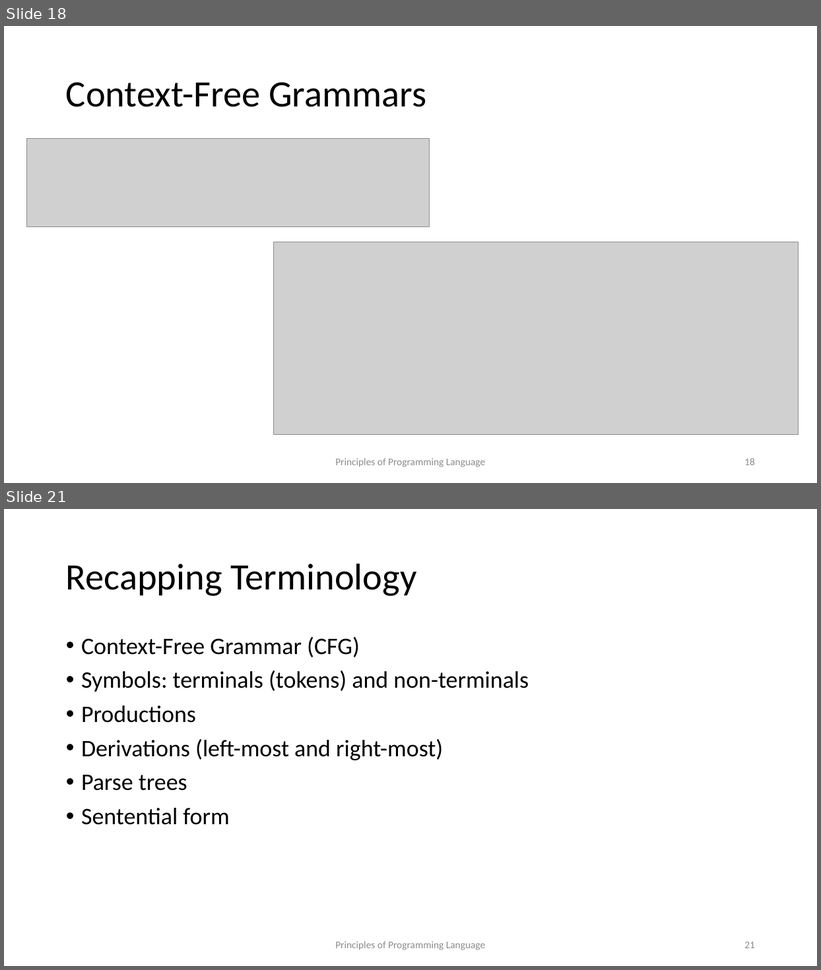
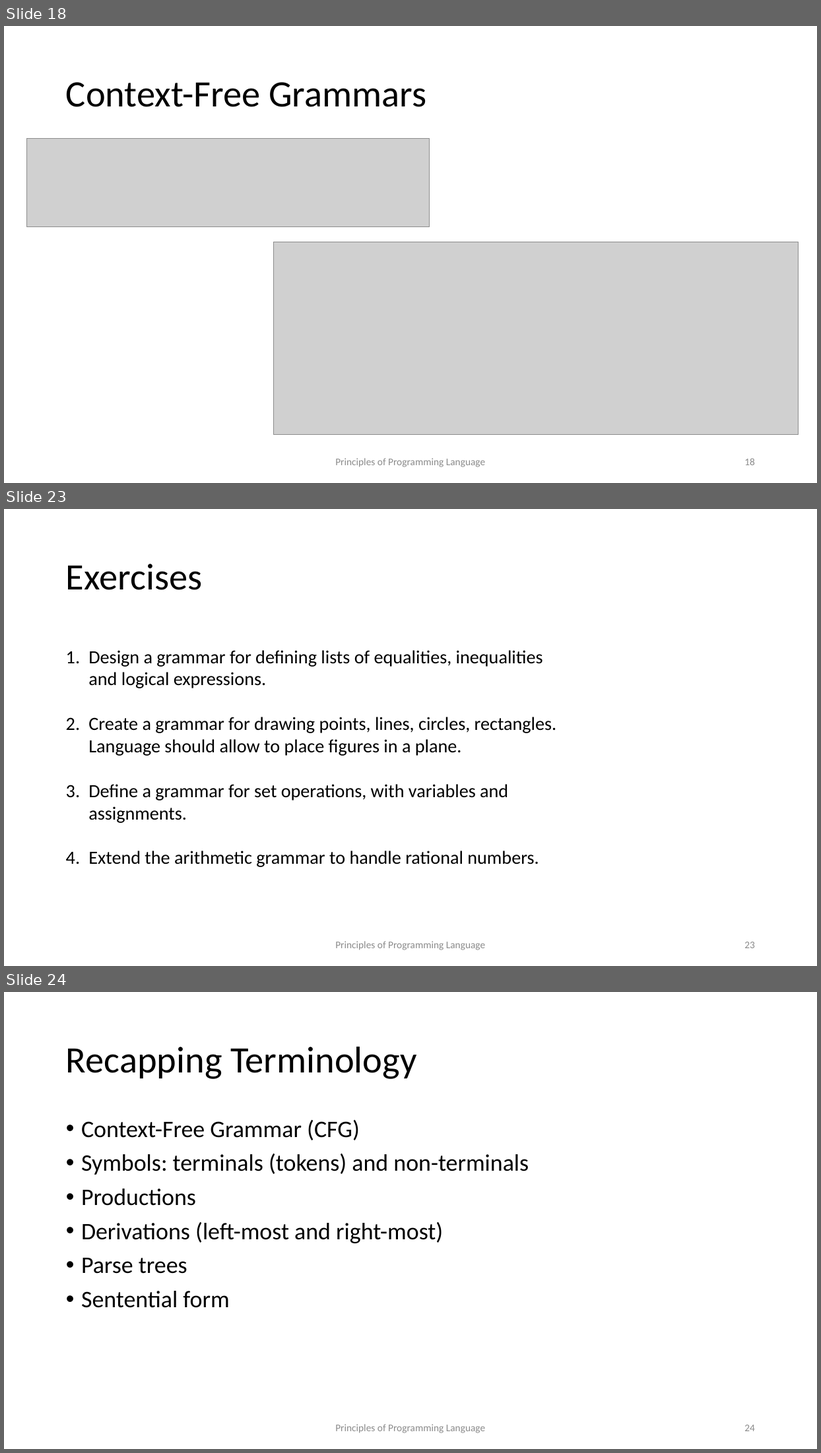
Before and after one commit to kongm/pl-design, a slide deck: syntax.pptx. Shown one above the other, each under a label of ours: slides 18 and 21 before the commit, slides 18, 23 and 24 after it; the slides between them are not shown. The pictures are 821x970 and 821x1453 pixels, drawn with LibreOffice and Linux fonts; fonts in the diff are those of the drawing; grey boxes stand for pictures. Boxes give left, top, right and bottom in pixels: in the first picture for what was removed or moved away, otherwise in the second. Text is boxed around its words. In the diff, an @@ line names an element or a change of style, - is before the commit and + after.

```diff
--- a/syntax.pptx
+++ b/syntax.pptx
@@ slide 23 added at (4, 509, 817, 966), background #FFFFFF @@
@@ title added at (66, 564, 202, 590), 44 pt, text #000000 @@
+Exercises
@@ text added at (88, 650, 557, 867), 22 pt, text #000000 @@
+1. Design a grammar for defining lists of equalities, inequalities and logical expressions.
+2. Create a grammar for drawing points, lines, circles, rectangles. Language should allow to place figures in a plane.
+3. Define a grammar for set operations, with variables and assignments.
+4. Extend the arithmetic grammar to handle rational numbers.
@@ text added at (335, 941, 485, 951), 12 pt, text #8C8C8C @@
+Principles of Programming Language
@@ page number added at (745, 942, 755, 949), 12 pt, text #8C8C8C @@
+23
@@ what was slide 21 is now slide 24 @@
@@ page number at (745, 1425, 755, 1432): text changed @@
-21
+24
```
Also in this commit, not shown: 2 slides changed, 2 other slides added, 3 other files.
